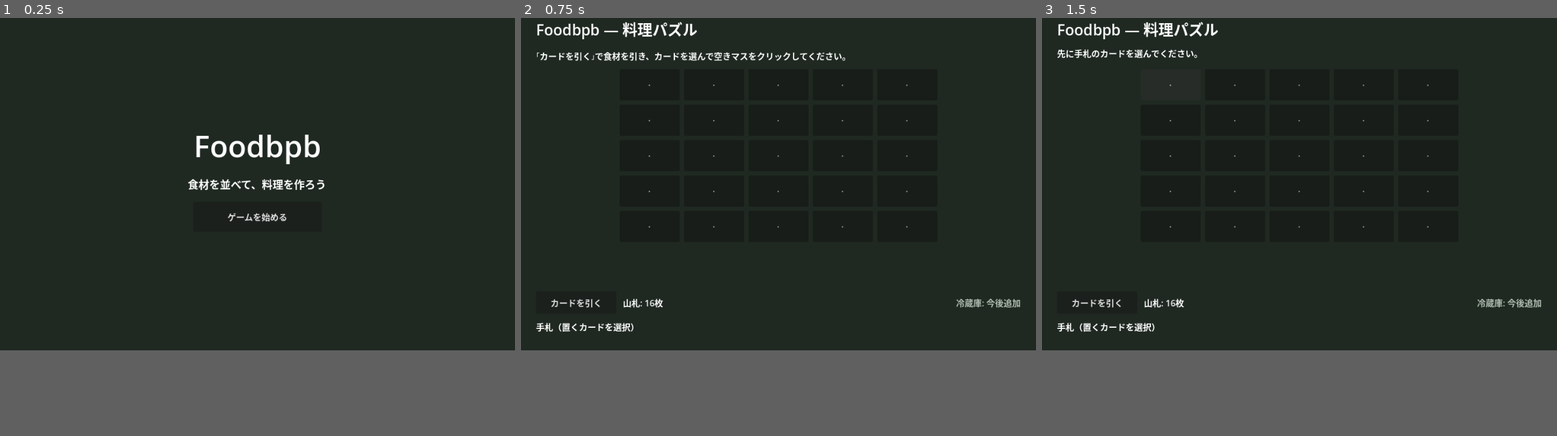
Above: before the commit, frames 1-3 (left to right).
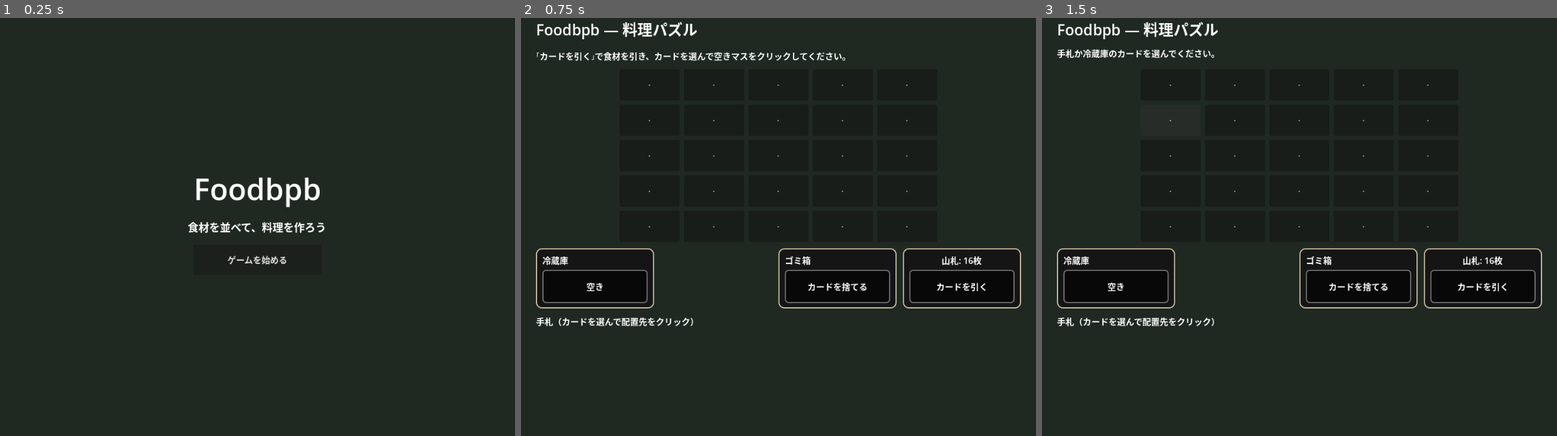
Above: after the commit, the same moments.

Repository: takagu/foodbpb
Game: Godot game, scene res://scenes/title.tscn
Same seed, same stepped clock (60 frames per second), same inputs: the game is played once before the commit and once after it.
Inputs:
- Up to frame 1 (0.25 s): no input
- Up to frame 2 (0.75 s): click "ゲームを始める" at 0.5 s
- Up to frame 3 (1.5 s): click "·" at 1.25 s
In our replay, the window is 799x533 before the commit and 799x666 after it. These sizes can differ from the game's own. Grey fills any space a smaller window leaves; there, only what the larger window draws over its background counts as a difference.

The runs differ from the first frame. In frame 1, 2.0% of the frame differs, in the area x 36-64%, y 27-60%; in frame 2, 6.1%; in frame 3, 6.5%, in the area x 2-98%, y 7-76%.

Commit message:
冷蔵庫、ゴミ箱実装

Diff:
--- a/project.godot
+++ b/project.godot
@@ -8,9 +8,9 @@
 
 [display]
 window/size/viewport_width=960
-window/size/viewport_height=640
+window/size/viewport_height=800
 window/size/window_width_override=960
-window/size/window_height_override=640
+window/size/window_height_override=800
 
 [rendering]
 renderer/rendering_method="gl_compatibility"
--- a/scripts/game_board.gd
+++ b/scripts/game_board.gd
@@ -9,6 +9,7 @@
 var recipes: Array = []
 var deck: Array[String] = []
 var board_cards: Dictionary = {}
+var fridge_card_id: String = ""
 var selected_card: String = ""
 var random := RandomNumberGenerator.new()
 var grid: GridContainer
@@ -16,6 +17,10 @@
 var deck_label: Label
 var hand_label: Label
 var hand_container: HBoxContainer
+var fridge_label: Label
+var fridge_slot_button: Button
+var trash_slot_button: Button
+var fridge_card_selected := false
 
 func _ready() -> void:
 	_load_game_data()
@@ -74,51 +79,117 @@
 	column.add_child(heading)
 
 	status_label = Label.new()
-	status_label.autowrap_mode = TextServer.AUTOWRAP_WORD_SMART
+	status_label.autowrap_mode = TextServer.AUTOWRAP_OFF
+	status_label.clip_text = true
 	status_label.custom_minimum_size.y = 30
 	column.add_child(status_label)
 
 	grid = GridContainer.new()
 	grid.columns = BOARD_SIZE
 	grid.size_flags_horizontal = Control.SIZE_SHRINK_CENTER
-	grid.size_flags_vertical = Control.SIZE_EXPAND_FILL
+	grid.size_flags_vertical = Control.SIZE_SHRINK_BEGIN
 	grid.add_theme_constant_override("h_separation", 8)
 	grid.add_theme_constant_override("v_separation", 8)
 	column.add_child(grid)
 
-	var controls := HBoxContainer.new()
-	controls.add_theme_constant_override("separation", 12)
-	column.add_child(controls)
-
-	var draw_button := Button.new()
-	draw_button.text = "カードを引く"
-	draw_button.custom_minimum_size = Vector2(150, 42)
+	var storage_row := HBoxContainer.new()
+	storage_row.add_theme_constant_override("separation", 12)
+	column.add_child(storage_row)
+
+	var fridge_panel := _make_storage_panel(Color("#151515"))
+	storage_row.add_child(fridge_panel)
+	var fridge_content := VBoxContainer.new()
+	fridge_content.add_theme_constant_override("separation", 6)
+	fridge_panel.add_child(fridge_content)
+	fridge_label = Label.new()
+	fridge_label.text = "冷蔵庫"
+	fridge_label.add_theme_font_size_override("font_size", 16)
+	fridge_content.add_child(fridge_label)
+	fridge_slot_button = _make_storage_button("空き")
+	fridge_slot_button.pressed.connect(_on_fridge_slot_pressed)
+	fridge_content.add_child(fridge_slot_button)
+
+	var right_spacer := Control.new()
+	right_spacer.size_flags_horizontal = Control.SIZE_EXPAND_FILL
+	storage_row.add_child(right_spacer)
+
+	var trash_panel := _make_storage_panel(Color("#151515"))
+	storage_row.add_child(trash_panel)
+	var trash_content := VBoxContainer.new()
+	trash_content.add_theme_constant_override("separation", 6)
+	trash_panel.add_child(trash_content)
+	var trash_title := Label.new()
+	trash_title.text = "ゴミ箱"
+	trash_title.add_theme_font_size_override("font_size", 16)
+	trash_content.add_child(trash_title)
+	trash_slot_button = _make_storage_button("カードを捨てる")
+	trash_slot_button.pressed.connect(_on_trash_slot_pressed)
+	trash_content.add_child(trash_slot_button)
+
+	var deck_panel := _make_storage_panel(Color("#151515"))
+	storage_row.add_child(deck_panel)
+	var deck_content := VBoxContainer.new()
+	deck_content.add_theme_constant_override("separation", 6)
+	deck_panel.add_child(deck_content)
+	deck_label = Label.new()
+	deck_label.text = "山札"
+	deck_label.horizontal_alignment = HORIZONTAL_ALIGNMENT_CENTER
+	deck_label.add_theme_font_size_override("font_size", 16)
+	deck_content.add_child(deck_label)
+	var draw_button := _make_storage_button("カードを引く")
 	draw_button.pressed.connect(_draw_card)
-	controls.add_child(draw_button)
-
-	deck_label = Label.new()
-	deck_label.vertical_alignment = VERTICAL_ALIGNMENT_CENTER
-	controls.add_child(deck_label)
-
-	var spacer := Control.new()
-	spacer.size_flags_horizontal = Control.SIZE_EXPAND_FILL
-	controls.add_child(spacer)
-
-	var fridge_label := Label.new()
-	fridge_label.text = "冷蔵庫: 今後追加"
-	fridge_label.vertical_alignment = VERTICAL_ALIGNMENT_CENTER
-	fridge_label.modulate = Color(0.7, 0.75, 0.7)
-	controls.add_child(fridge_label)
+	deck_content.add_child(draw_button)
 
 	hand_label = Label.new()
-	hand_label.text = "手札（置くカードを選択）"
+	hand_label.text = "手札（カードを選んで配置先をクリック）"
 	column.add_child(hand_label)
+
+	var hand_scroll := ScrollContainer.new()
+	hand_scroll.custom_minimum_size = Vector2(0, 68)
+	hand_scroll.size_flags_horizontal = Control.SIZE_EXPAND_FILL
+	hand_scroll.horizontal_scroll_mode = ScrollContainer.SCROLL_MODE_AUTO
+	hand_scroll.vertical_scroll_mode = ScrollContainer.SCROLL_MODE_DISABLED
+	column.add_child(hand_scroll)
 
 	hand_container = HBoxContainer.new()
 	hand_container.add_theme_constant_override("separation", 8)
-	column.add_child(hand_container)
+	hand_scroll.add_child(hand_container)
 	_update_deck_count()
-
+	_update_storage_slots()
+
+func _make_storage_panel(panel_color: Color) -> PanelContainer:
+	var panel := PanelContainer.new()
+	panel.custom_minimum_size = Vector2(220, 112)
+	var style := StyleBoxFlat.new()
+	style.bg_color = panel_color
+	style.border_color = Color("#d6c9a8")
+	style.set_border_width_all(2)
+	style.set_corner_radius_all(10)
+	style.content_margin_left = 12
+	style.content_margin_top = 10
+	style.content_margin_right = 12
+	style.content_margin_bottom = 10
+	panel.add_theme_stylebox_override("panel", style)
+	return panel
+func _make_storage_button(label_text: String) -> Button:
+	var button := Button.new()
+	button.text = label_text
+	button.custom_minimum_size = Vector2(190, 62)
+	button.add_theme_color_override("font_color", Color.WHITE)
+	button.add_theme_color_override("font_hover_color", Color.WHITE)
+	var normal := StyleBoxFlat.new()
+	normal.bg_color = Color("#080808")
+	normal.border_color = Color("#777777")
+	normal.set_border_width_all(2)
+	normal.set_corner_radius_all(6)
+	var hover := normal.duplicate() as StyleBoxFlat
+	hover.bg_color = Color("#202020")
+	var pressed := normal.duplicate() as StyleBoxFlat
+	pressed.bg_color = Color("#353535")
+	button.add_theme_stylebox_override("normal", normal)
+	button.add_theme_stylebox_override("hover", hover)
+	button.add_theme_stylebox_override("pressed", pressed)
+	return button
 func _refresh_board() -> void:
 	for child in grid.get_children():
 		child.queue_free()
@@ -146,35 +217,48 @@
 		_update_status("山札がありません。盤面のカードはそのまま残ります。")
 		return
 	var card_id: String = deck.pop_back()
+	_add_card_to_hand(card_id)
+	_update_deck_count()
+	_update_status("引いたカード: %s。手札からカードを選んでください。" % card_definitions.get(card_id, {}).get("name", card_id))
+
+func _add_card_to_hand(card_id: String) -> void:
 	var card: Dictionary = card_definitions.get(card_id, {})
 	var card_button := Button.new()
 	card_button.text = str(card.get("name", card_id))
+	card_button.set_meta("card_id", card_id)
 	card_button.custom_minimum_size = Vector2(140, 48)
 	card_button.toggle_mode = true
 	card_button.modulate = Color(str(card.get("color", "#ffffff")))
 	card_button.pressed.connect(_select_card.bind(card_id, card_button))
 	hand_container.add_child(card_button)
-	_update_deck_count()
-	_update_status("引いたカード: %s。手札からカードを選んで配置してください。" % card.get("name", card_id))
-
 func _select_card(card_id: String, card_button: Button) -> void:
 	selected_card = card_id
+	fridge_card_selected = false
 	for child in hand_container.get_children():
 		if child is Button:
 			child.button_pressed = false
 	card_button.button_pressed = true
-	_update_status("%s を選択中です。盤面の空きマスをクリックしてください。" % card_definitions.get(card_id, {}).get("name", card_id))
+	_update_storage_slots()
+	_update_status("%s を選択中です。盤面、冷蔵庫、ゴミ箱のいずれかをクリックしてください。" % card_definitions.get(card_id, {}).get("name", card_id))
+
 func _on_cell_pressed(position: Vector2i) -> void:
-	if selected_card.is_empty():
-		_update_status("先に手札のカードを選んでください。")
+	if selected_card.is_empty() and not fridge_card_selected:
+		_update_status("手札か冷蔵庫のカードを選んでください。")
 		return
 	if board_cards.has(position):
 		_update_status("そこにはカードがあります。空きマスを選んでください。")
 		return
-	board_cards[position] = selected_card
-	var placed_id := selected_card
-	selected_card = ""
-	_remove_one_from_hand(placed_id)
+	var placed_id: String
+	if fridge_card_selected:
+		placed_id = fridge_card_id
+		fridge_card_id = ""
+		fridge_card_selected = false
+	else:
+		placed_id = selected_card
+		_remove_card_from_hand(placed_id)
+		selected_card = ""
+	board_cards[position] = placed_id
+	_update_storage_slots()
 	var dish_name := _resolve_recipes(position)
 	_refresh_board()
 	if dish_name.is_empty():
@@ -182,11 +266,60 @@
 	else:
 		_update_status("レシピ完成！ %s ができました。" % dish_name)
 
-func _remove_one_from_hand(card_id: String) -> void:
+func _remove_card_from_hand(card_id: String) -> void:
 	for child in hand_container.get_children():
-		if child is Button and child.text == str(card_definitions.get(card_id, {}).get("name", card_id)):
+		if child is Button and str(child.get_meta("card_id", "")) == card_id:
 			child.queue_free()
 			return
+
+func _on_fridge_slot_pressed() -> void:
+	if not fridge_card_id.is_empty():
+		selected_card = ""
+		fridge_card_selected = not fridge_card_selected
+		for child in hand_container.get_children():
+			if child is Button:
+				child.button_pressed = false
+		_update_storage_slots()
+		if fridge_card_selected:
+			_update_status("冷蔵庫のカードを選択中です。盤面に置くか、ゴミ箱をクリックして捨ててください。")
+		else:
+			_update_status("冷蔵庫の選択を解除しました。")
+		return
+	if selected_card.is_empty():
+		_update_status("冷蔵庫に保存する手札カードを選んでください。")
+		return
+	fridge_card_id = selected_card
+	_remove_card_from_hand(selected_card)
+	selected_card = ""
+	fridge_card_selected = false
+	_update_storage_slots()
+	_update_status("カードを冷蔵庫に保存しました。冷蔵庫カードをクリックすると盤面かゴミ箱へ移動できます。")
+
+func _on_trash_slot_pressed() -> void:
+	if fridge_card_selected and not fridge_card_id.is_empty():
+		fridge_card_id = ""
+		fridge_card_selected = false
+		_update_storage_slots()
+		_update_status("冷蔵庫のカードをゴミ箱へ捨てました。")
+		return
+	if not selected_card.is_empty():
+		var discarded_id := selected_card
+		_remove_card_from_hand(discarded_id)
+		selected_card = ""
+		_update_storage_slots()
+		_update_status("%s をゴミ箱へ捨てました。" % card_definitions.get(discarded_id, {}).get("name", discarded_id))
+		return
+	_update_status("捨てるカードを手札か冷蔵庫から選んでください。")
+
+func _update_storage_slots() -> void:
+	if fridge_slot_button == null:
+		return
+	if fridge_card_id.is_empty():
+		fridge_label.text = "冷蔵庫"
+		fridge_slot_button.text = "空き"
+	else:
+		fridge_label.text = "冷蔵庫（選択中）" if fridge_card_selected else "冷蔵庫"
+		fridge_slot_button.text = str(card_definitions.get(fridge_card_id, {}).get("name", fridge_card_id))
 func _resolve_recipes(placed_at: Vector2i) -> String:
 	for recipe_variant in recipes:
 		if not recipe_variant is Dictionary:
@@ -231,7 +364,6 @@
 func _update_deck_count() -> void:
 	if deck_label != null:
 		deck_label.text = "山札: %d枚" % deck.size()
-
 func _update_status(message: String) -> void:
 	if status_label != null:
 		status_label.text = message
